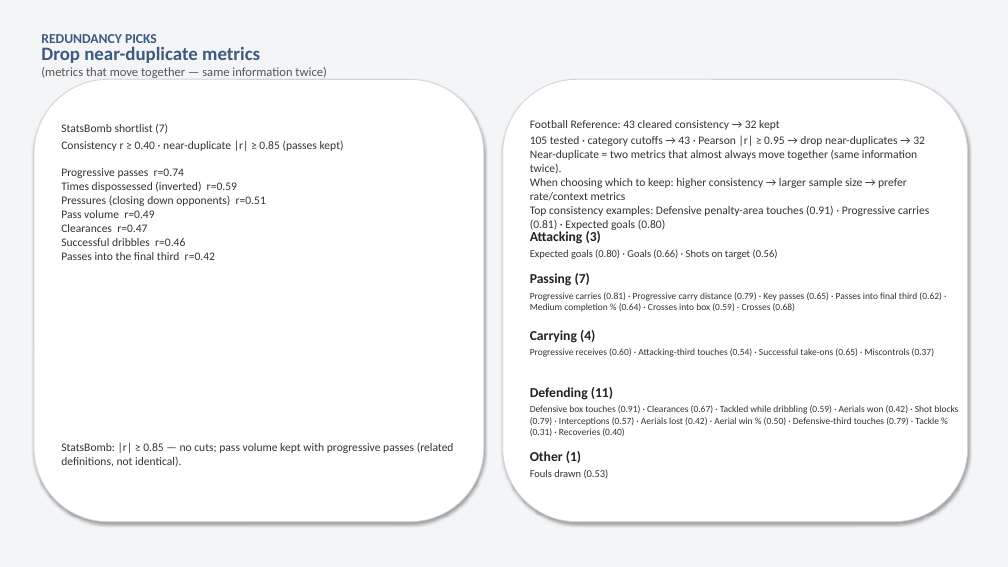
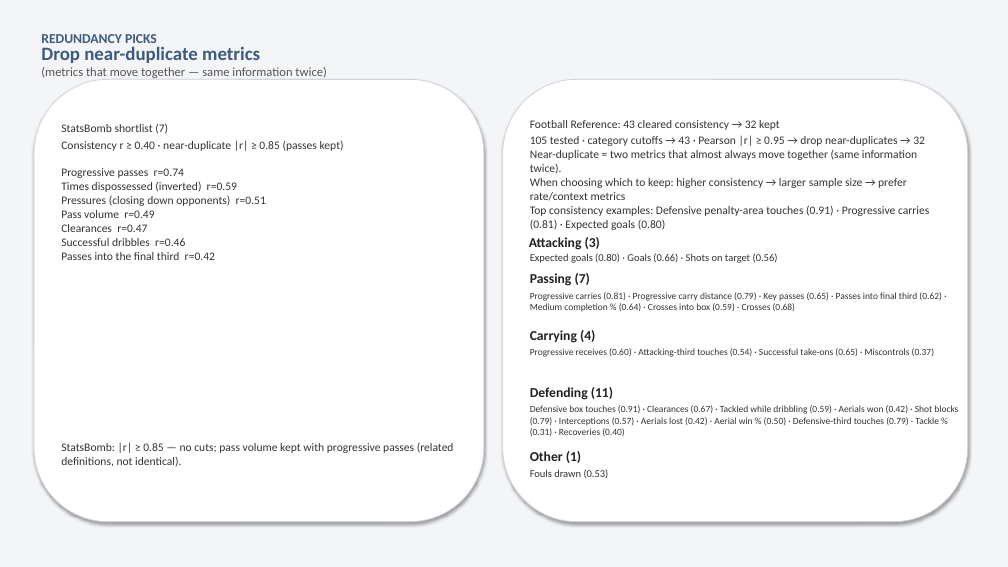
Before and after one commit to colbymorris08/bundesliga-transfer-traits, a slide deck: slide 10 of bundesliga_transfer_traits.pptx. Drawn at 1008x567 pixels with LibreOffice and Linux fonts; fonts in the diff are those of the drawing. Boxes give left, top, right and bottom in pixels: in the first picture for what was removed or moved away, otherwise in the second. Text is boxed around its words. In the diff, an @@ line names an element or a change of style, - is before the commit and + after.

```diff
--- a/bundesliga_transfer_traits.pptx
+++ b/bundesliga_transfer_traits.pptx
@@ text "Attacking (3)": place and size @@
-text "Attacking (3)" at <box>530,229,601,244</box>
+text "Attacking (3)" at <box>529,237,600,250</box>
@@ text "Expected goals (0.80) · Goals ...": place and size @@
-text "Expected goals (0.80) · Goals ..." at <box>530,249,778,259</box>
+text "Expected goals (0.80) · Goals ..." at <box>530,253,778,263</box>
```
Also in this commit, not shown: 9 other slides changed.
